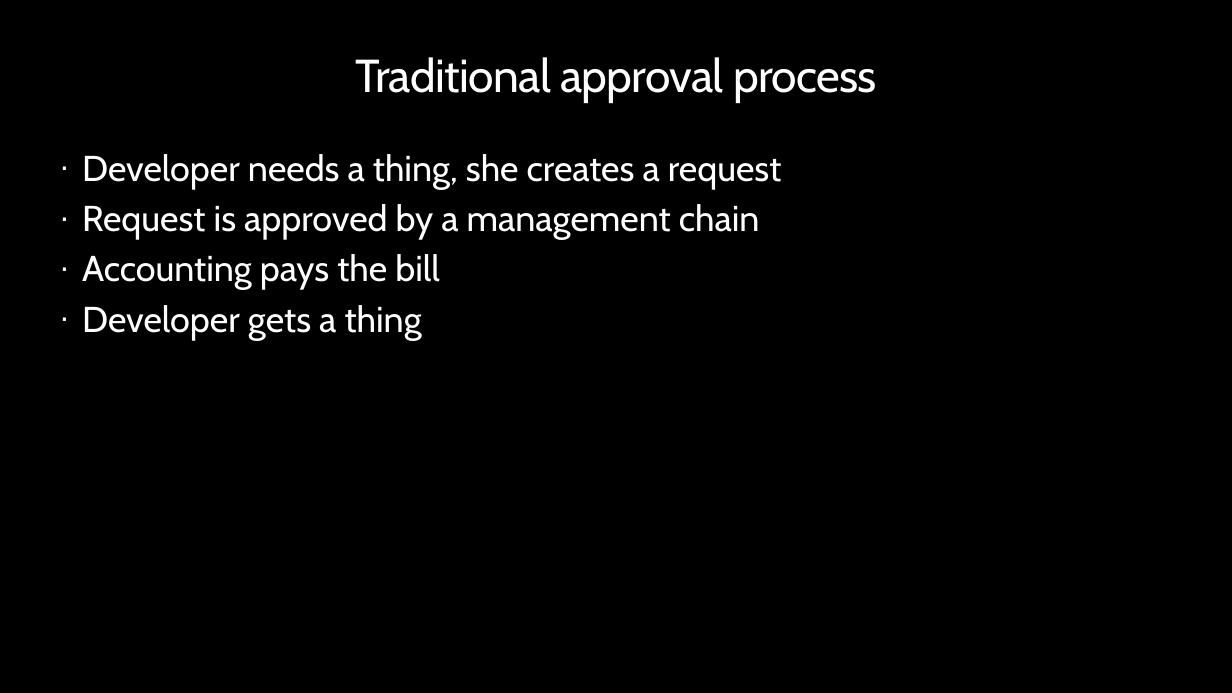
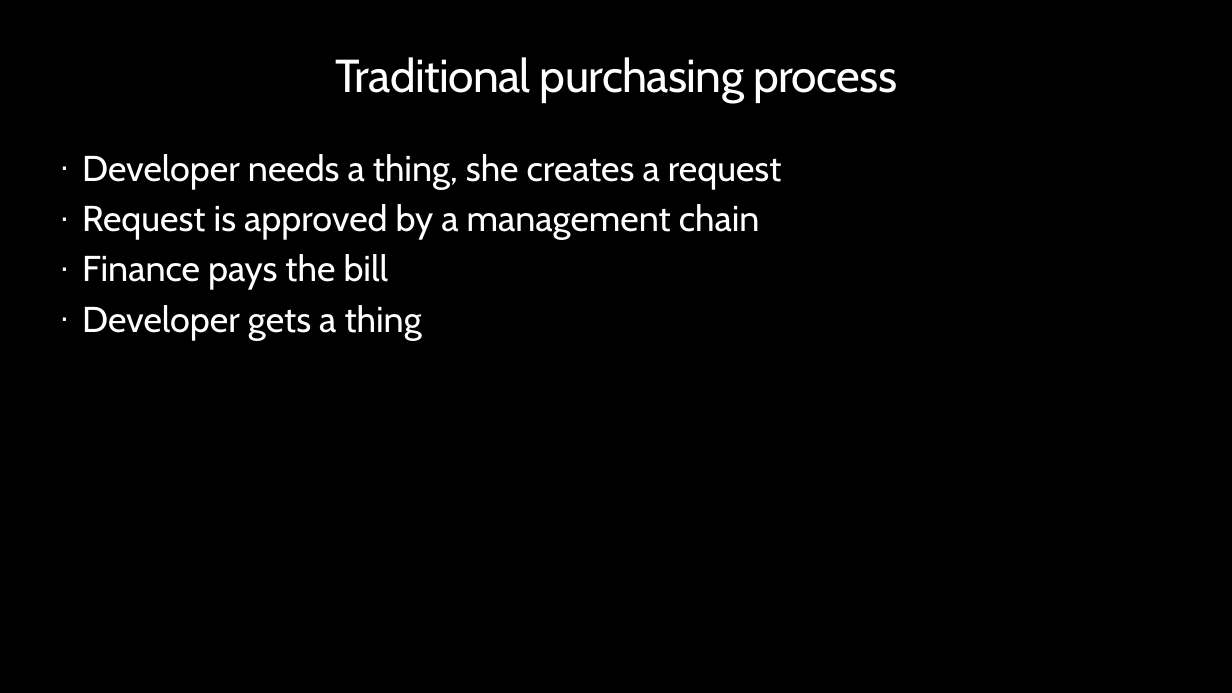
Before and after one commit to peterperov/MSFTCSA, a slide deck: slide 8 of 104-FinOps/Azure FinOps - Introduction.pptx. Drawn at 1232x693 pixels with LibreOffice and Linux fonts; fonts in the diff are those of the drawing; background and template pictures are left out. Boxes give left, top, right and bottom in pixels: in the first picture for what was removed or moved away, otherwise in the second. Text is boxed around its words. In the diff, an @@ line names an element or a change of style, - is before the commit and + after.

```diff
--- a/104-FinOps/Azure FinOps - Introduction.pptx
+++ b/104-FinOps/Azure FinOps - Introduction.pptx
@@ title at box(335, 57, 897, 103): text changed @@
-Traditional approval process
+Traditional purchasing process
@@ text at box(82, 254, 389, 290): text changed @@
-· Accounting pays the bill
+· Finance pays the bill
```
Also in this commit, not shown: 10 other slides changed, 3 slides added.
